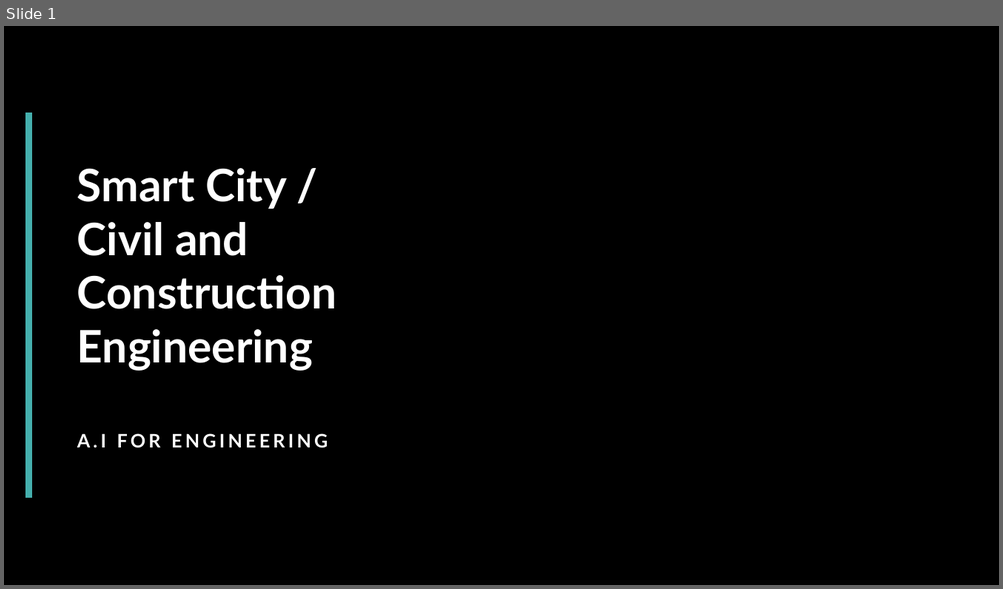
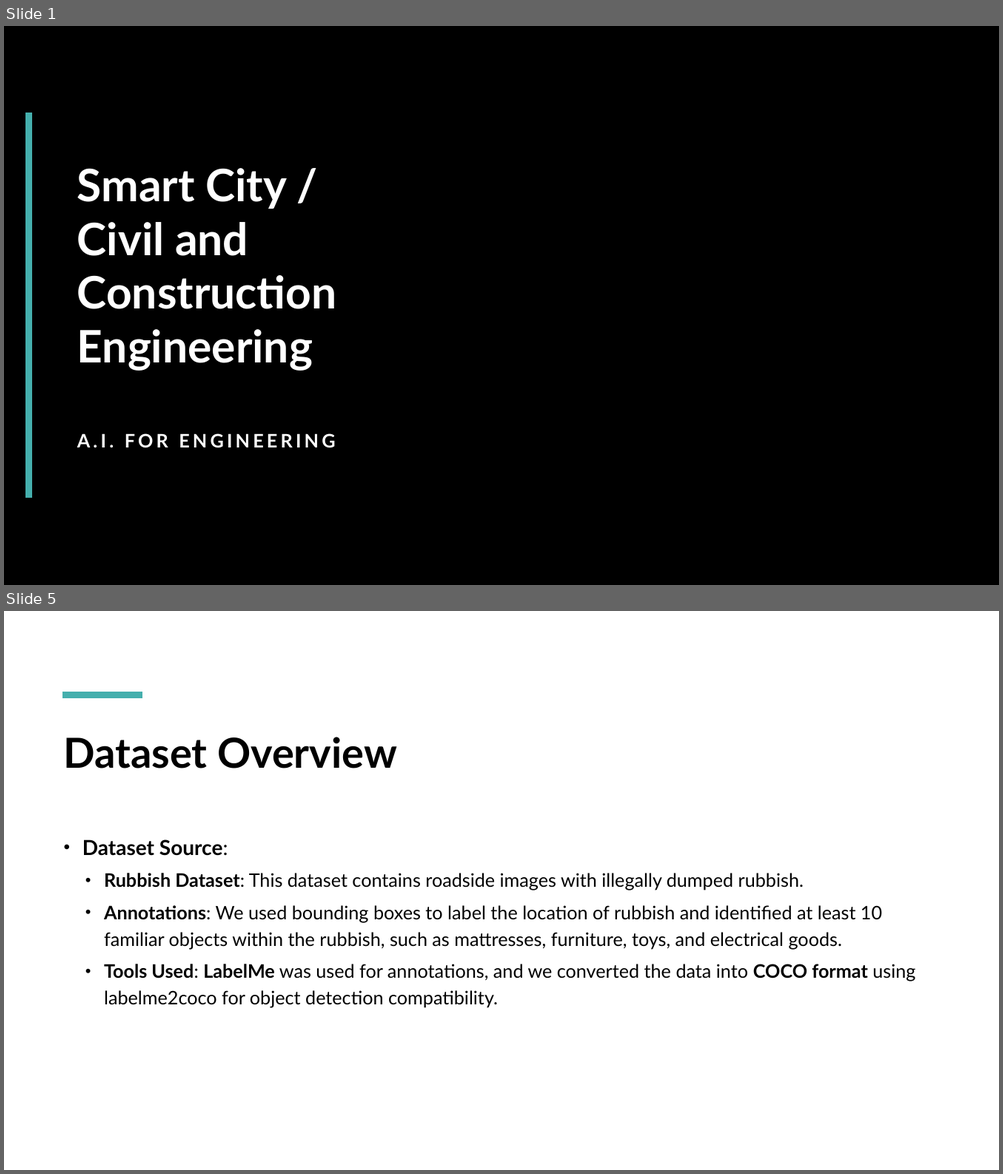
Before and after one commit to kinqsradio/COS40007-Artificial-Intelligence-for-Engineering, a slide deck: group_assignment/presentation/presentation.pptx. Shown one above the other, each under a label of ours: slide 1 before the commit, slides 1 and 5 after it; the slides between them are not shown. The pictures are 1003x589 and 1003x1174 pixels, drawn with LibreOffice and Linux fonts; fonts in the diff are those of the drawing; background and template pictures are left out. Boxes give left, top, right and bottom in pixels: in the first picture for what was removed or moved away, otherwise in the second. Text is boxed around its words. In the diff, an @@ line names an element or a change of style, - is before the commit and + after.

```diff
--- a/group_assignment/presentation/presentation.pptx
+++ b/group_assignment/presentation/presentation.pptx
@@ slide 5 added at (4,611,999,1170), background #FFFFFF @@
@@ line added from (62, 695) to (142, 695), #45AFAD 6 pt @@
@@ title added at (64,737,397,769), 40 pt, text #000000, bold @@
+Dataset Overview
@@ text added at (82,840,915,1008), 18 pt, text #000000 @@
+• Dataset Source:
+  • Rubbish Dataset: This dataset contains roadside images with illegally dumped rubbish.
+  • Annotations: We used bounding boxes to label the location of rubbish and identified at least 10 familiar objects within the rubbish, such as mattresses, furniture, toys, and electrical goods.
+  • Tools Used: LabelMe was used for annotations, and we converted the data into COCO format using labelme2coco for object detection compatibility.
@@ slide 1 changed as well @@
@@ subtitle at (77,434,335,449): text changed @@
-A.I FOR ENGINEERING
+A.I. FOR ENGINEERING
```
Also in this commit, not shown: 1 other slide changed, 4 other slides added, 4 slides removed.
